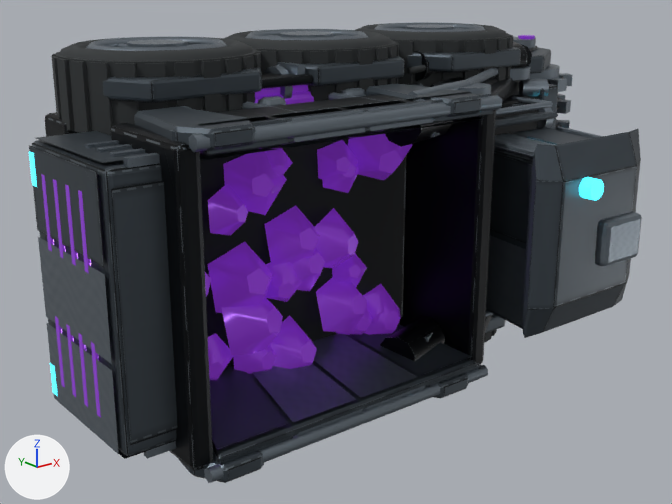
One commit to the glTF model fractal-gas-web/web/lab/assets/futuristic/harvester-high.glb: the scene before it, then after it.
One viewpoint serves both versions: a 50 mm lens placed at (-1.343, -1.892, 0.547), pointed at (-0.111, -0.352, -0.069). Lighting does not change. The marker at lower left points along +X, +Y and +Z. The older version comes first. Where no turn or scale is listed for an object, it has been applied to the vertices. Vertices at exactly the same position are counted once.

The scene before the commit, as lines of its bpy script (objects in view):
```python
me_export_batch_003 = bpy.data.meshes.new('Export batch.003')
me_export_batch_003.from_pydata(...)  # 6396 vertices, 10598 faces; spans x -0.729..0.688, y -0.768..-0.123, z -0.352..0.352
me_export_batch_003.materials.append(mat_titanium_edges)
me_export_batch_004 = bpy.data.meshes.new('Export batch.004')
me_export_batch_004.from_pydata(...)  # 432 vertices, 764 faces; spans x -0.2..0.2, y -0.2..0.2, z -0.067..0.083
me_export_batch_004.materials.append(mat_tire_rubber)  # black #292d2f
me_export_batch_017 = bpy.data.meshes.new('Export batch.017')
me_export_batch_017.from_pydata(...)  # 1152 vertices, 2120 faces; spans x -0.73..0.676, y -0.517..-0.185, z -0.358..0.358
me_export_batch_017.materials.append(mat_violet_processing)  # purple #8635c8, glowing dark purple #491970
ob_harvester_root___titanium_edges = bpy.data.objects.new('harvester-root / Titanium edges', me_export_batch_003)
ob_harvester_root___titanium_edges.location = (-0.03, -0.031, 0.0)
ob_harvester_root___violet_processing = bpy.data.objects.new('harvester-root / Violet processing', me_export_batch_017)
ob_harvester_root___violet_processing.location = (-0.03, -0.031, 0.0)
ob_wheel_0_1___tire_rubber = bpy.data.objects.new('Wheel 0 1 / Tire rubber', me_export_batch_004)
ob_wheel_0_1___tire_rubber.location = (0.281, -0.225, 0.311)
# also in view: 'Wheel 2 1 / Tire rubber' at (-0.454, -0.225, 0.319); 'Wheel 1 1 / Tire rubber' at (-0.09, -0.225, 0.319); 'harvester-root / Cyan instrumentation' at (-0.142, -0.554, 0.0); 'Wheel 0 1 / Titanium edges' at (0.281, -0.225, 0.383); 'harvester-root / Brushed pale alloy' at (-0.008, -0.432, 0.0)
```
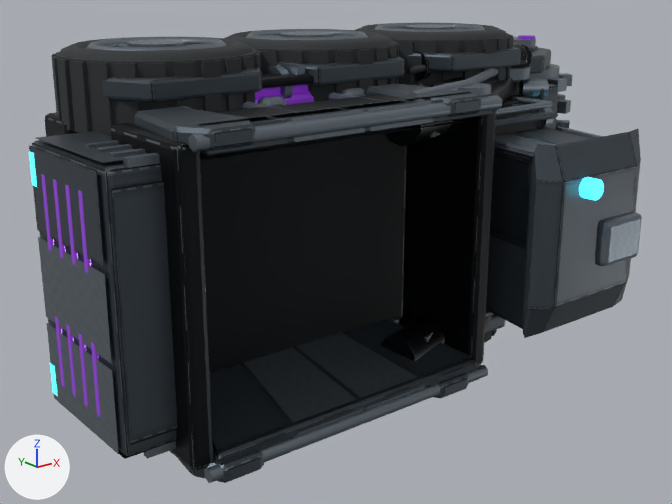
Boxes (x1, y1, x2, y2) around the edits, measured in the pictures (672 x 504 px):
part 1 of me_export_batch_017, deleted: before (205, 134, 412, 380)

The change in detail:
me_export_batch_017 is used by ob_harvester_root___violet_processing; location (-0.03, -0.031, 0.0).
me_export_batch_017 had 1152 vertices, 2120 faces and spanned x -0.73..0.676, y -0.517..-0.185, z -0.358..0.358.
me_export_batch_017 now has 912 vertices, 1736 faces and spans x -0.73..0.676, y -0.49..-0.185, z -0.358..0.358.
me_export_batch_017 part 1: 24 loose pieces with 240 vertices, spanning x -0.607..0.018, y -0.517..-0.416, z -0.275..0.257, are deleted.
